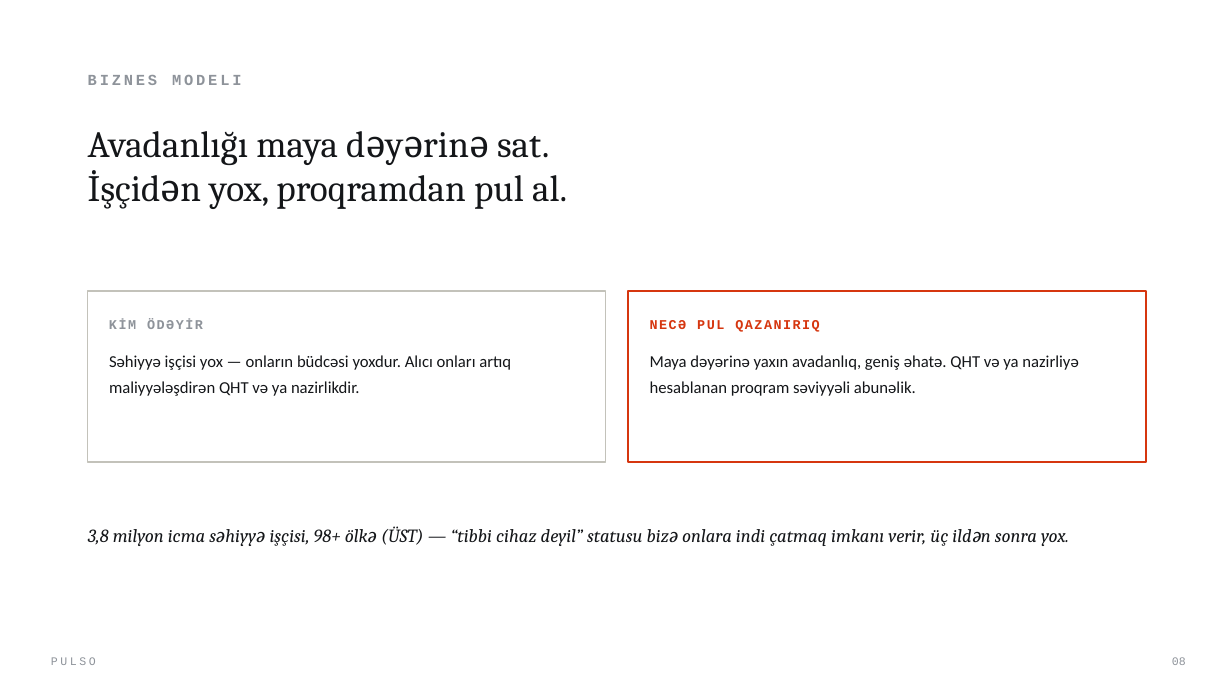
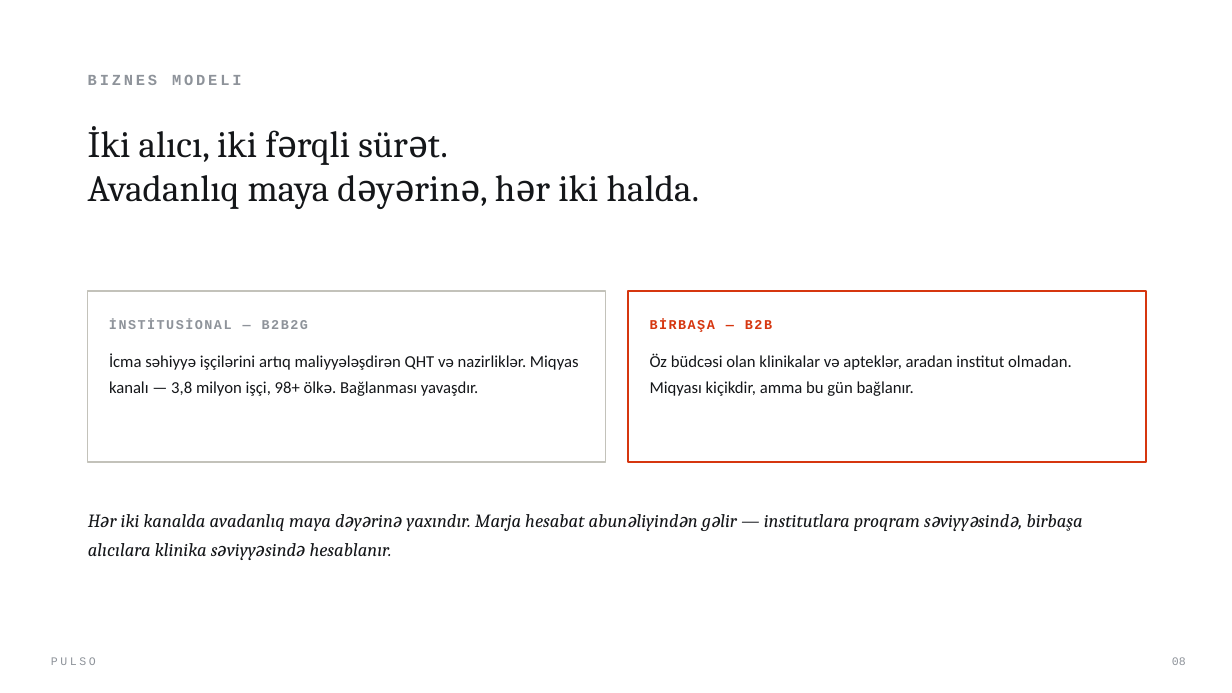
Before and after one commit to Davuddevelop/Pulso, a slide deck: slide 8 of presentation/Pulso_Pitch_Deck_AZ.pptx. Drawn at 1232x693 pixels with LibreOffice and Linux fonts; fonts in the diff are those of the drawing; background and template pictures are left out. Boxes give left, top, right and bottom in pixels: in the first picture for what was removed or moved away, otherwise in the second. Text is boxed around its words. In the diff, an @@ line names an element or a change of style, - is before the commit and + after.

```diff
--- a/presentation/Pulso_Pitch_Deck_AZ.pptx
+++ b/presentation/Pulso_Pitch_Deck_AZ.pptx
@@ text at <box>88,126,700,209</box>: text changed @@
-Avadanlığı maya dəyərinə sat.
-İşçidən yox, proqramdan pul al.
+İki alıcı, iki fərqli sürət.
+Avadanlıq maya dəyərinə, hər iki halda.
@@ text at <box>109,320,308,329</box>: text changed @@
-KİM ÖDƏYİR
+İNSTİTUSİONAL — B2B2G
@@ text at <box>650,320,772,332</box>: text changed @@
-NECƏ PUL QAZANIRIQ
+BİRBAŞA — B2B
@@ text at <box>109,353,579,396</box>: text changed @@
-Səhiyyə işçisi yox — onların büdcəsi yoxdur. Alıcı onları artıq maliyyələşdirən QHT və ya nazirlikdir.
+İcma səhiyyə işçilərini artıq maliyyələşdirən QHT və nazirliklər. Miqyas kanalı — 3,8 milyon işçi, 98+ ölkə. Bağlanması yavaşdır.
@@ text at <box>650,353,1072,396</box>: text changed @@
-Maya dəyərinə yaxın avadanlıq, geniş əhatə. QHT və ya nazirliyə hesablanan proqram səviyyəli abunəlik.
+Öz büdcəsi olan klinikalar və apteklər, aradan institut olmadan. Miqyası kiçikdir, amma bu gün bağlanır.
@@ text at <box>88,514,1083,556</box>: text changed @@
-3,8 milyon icma səhiyyə işçisi, 98+ ölkə (ÜST) — “tibbi cihaz deyil” statusu bizə onlara indi çatmaq imkanı verir, üç ildən sonra yox.
+Hər iki kanalda avadanlıq maya dəyərinə yaxındır. Marja hesabat abunəliyindən gəlir — institutlara proqram səviyyəsində, birbaşa alıcılara klinika səviyyəsində hesablanır.
```
Also in this commit, not shown: 2 other slides changed, 1 other file.
